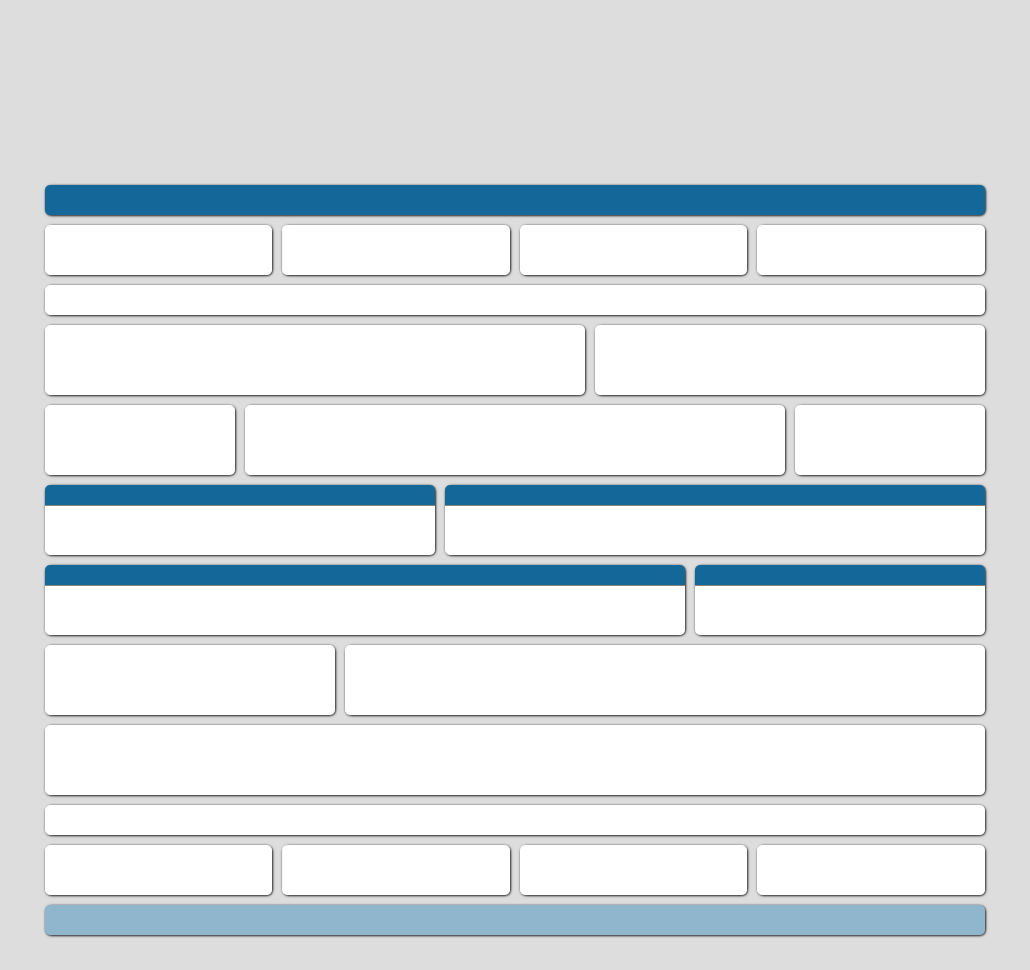
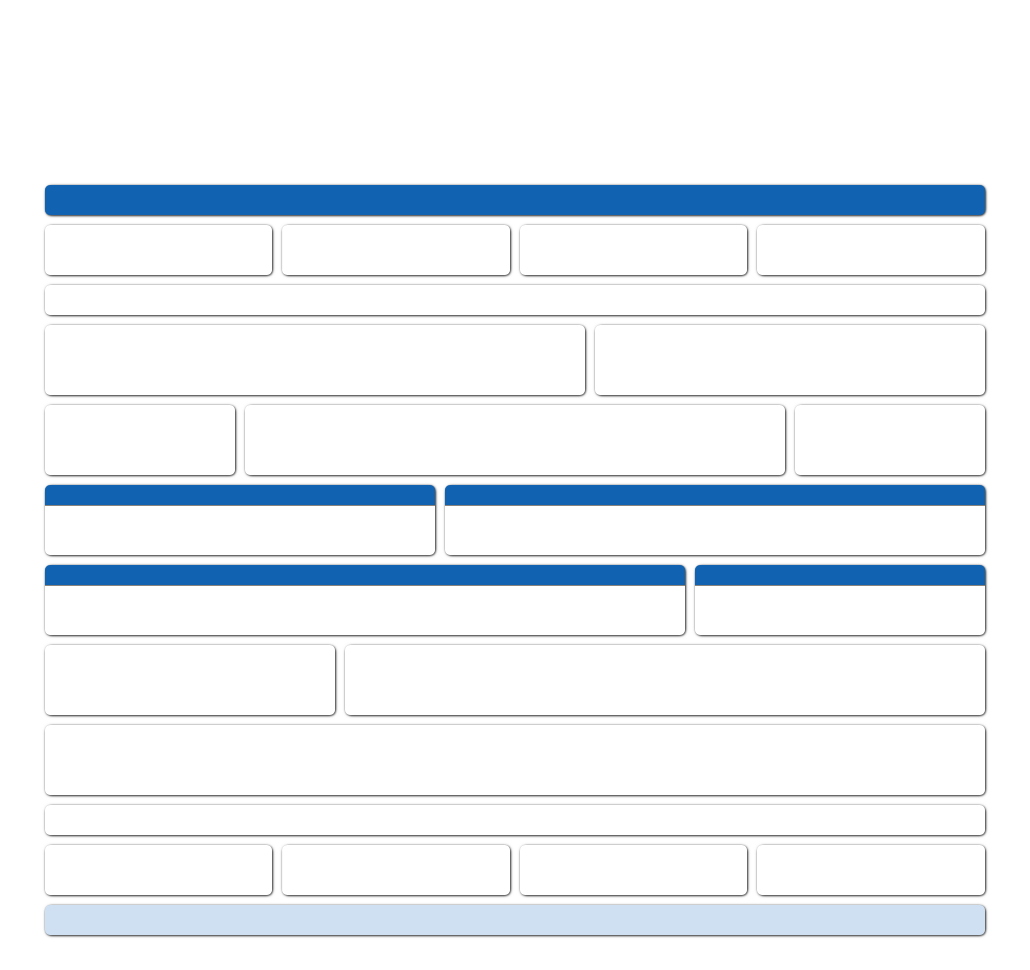
Layer changes from the first 1030 × 970 image to the second:
painted on "navbar" over bbox(45, 185, 985, 215)
painted on "footer" over bbox(45, 905, 985, 935)
painted on "Background" over bbox(0, 0, 1030, 970)
